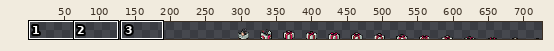
Edited in one commit: sprite sheet (assets/boxassassin-sheet.png). Above, an overview of the earlier version with the close-up marked.
Close-up. Before the edit:
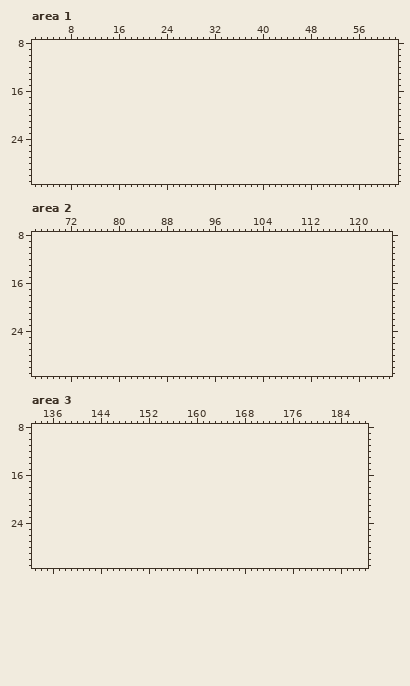
The file is 480x32 pixels. Shown: area 1: x 2..62, y 8..31; area 2: x 66..125, y 8..31; area 3: x 133..188, y 8..31. The old version is drawn lined up with the new one, on the new canvas. The wide view leaves out empty margins. The commit also changed other parts of the picture, which this record leaves out.
New version:
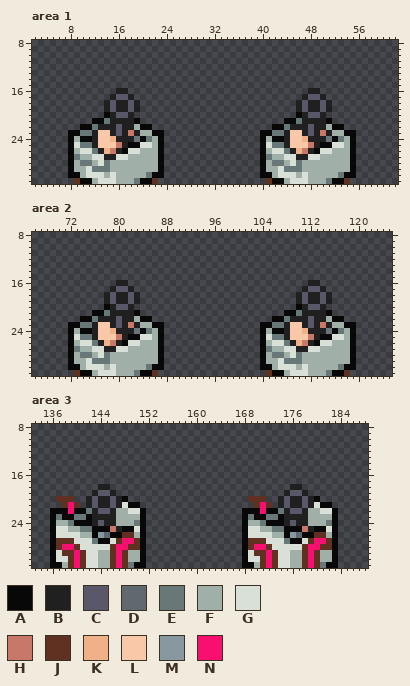
Palette (. is transparent): A #080808  B #202020  C #585868  D #606870  E #687878  F #a0b0a8  G #d8e0d8  H #c87868  J #603020  K #f0b088  L #f8c8a8  M #8898a0  N #f81070
Changes in this commit:
canvas 480x32 -> 768x32, the old top-left corner now at 288,0
Changed rows in their new state; - is an unchanged pixel.
Area 1:
first column x 8:
16 --------BB------------------------------BB------
17 -------BCCB----------------------------BCCB-----
18 ------BCBBCB--------------------------BCBBCB----
19 ------BCBBCB--------------------------BCBBCB----
20 ------ABCCB---------------------------ABCCB-----
21 ----AAEBBBBA------------------------AAEBBBBA----
22 --AAEBBBCBBFAA--------------------AAEBBBCBBFAA--
23 AAEEBLLBCBHBFFAA----------------AAEEBLLBCBHBFFAA
24 AFAABLLKBBBEAEFA----------------AFAABLLKBBBEAEFA
25 AGEEBLLLHBAAGGFA----------------AGEEBLLLHBAAGGFA
26 AFGGEBKHBAGGFFFA----------------AFGGEBKHBAGGFFFA
27 AEFFGGBBGGFFFFFA----------------AEFFGGBBGGFFFFFA
28 AFEEFGEFFFFFFFFA----------------AFEEFGEFFFFFFFFA
29 AFFGEEEFFFFFFFFA----------------AFFGEEEFFFFFFFFA
30 AAFGGGFGFFFFFEAA----------------AAFGGGFGFFFFFEAA
31 -JAAFGGGFFFEAAJ------------------JAAFGGGFFFEAAJ-
Area 2:
first column x 72:
16 --------BB------------------------------BB------
17 -------BCCB----------------------------BCCB-----
18 ------BCBBCB--------------------------BCBBCB----
19 ------BCBBCB--------------------------BCBBCB----
20 ------ABCCB---------------------------ABCCB-----
21 ----AAEBBBBA------------------------AAEBBBBA----
22 --AAEBBBCBBFAA--------------------AAEBBBCBBFAA--
23 AAEEBLLBCBHBFFAA----------------AAEEBLLBCBHBFFAA
24 AFAABLLKBBBEAEFA----------------AFAABLLKBBBEAEFA
25 AGEEBLLLHBAAGGFA----------------AGEEBLLLHBAAGGFA
26 AFGGEBKHBAGGFFFA----------------AFGGEBKHBAGGFFFA
27 AEFFGGBBGGFFFFFA----------------AEFFGGBBGGFFFFFA
28 AFEEFGEFFFFFFFFA----------------AFEEFGEFFFFFFFFA
29 AFFGEEEFFFFFFFFA----------------AFFGEEEFFFFFFFFA
30 AAFGGGFGFFFFFEAA----------------AAFGGGFGFFFFFEAA
31 -JAAFGGGFFFEAAJ------------------JAAFGGGFFFEAAJ-
Area 3:
first column x 136:
18 --------BB------------------------------BB------
19 -------BCCB----------------------------BCCB-----
20 -JJJ--BCBBCBA--------------------JJJ--BCBBCBA---
21 --JNJ-BCBBCBGAA-------------------JNJ-BCBBCBGAA-
22 AAANAAEBCCBFFGGA----------------AAANAAEBCCBFFGGA
23 AEAAEEABBBBFFFFA----------------AEAAEEABBBBFFFFA
24 AFFEAAABCBBFFFEA----------------AFFEAAABCBBFFFEA
25 AGGFFEEAAAHBAAGA----------------AGGFFEEAAAHBAAGA
26 AGGGGFFAMDAAJJFA----------------AGGGGFFAMDAAJJFA
27 AJJJGGGEAAGJNNJA----------------AJJJGGGEAAGJNNJA
28 AJNNJGGGGGJNNJJA----------------AJNNJGGGGGJNNJJA
29 AGJJNJGGFFJNJFFA----------------AGJJNJGGFFJNJFFA
30 AGGJNJGGFFJNJFFA----------------AGGJNJGGFFJNJFFA
31 AAFJNJGGFFJNJEAA----------------AAFJNJGGFFJNJEAA
Where, in picture pixels (left, top, right, bottom), the same in both close-ups:
added: (68, 88, 164, 184)
added: (260, 88, 356, 184)
added: (68, 280, 164, 376)
added: (260, 280, 356, 376)
added: (50, 484, 146, 568)
added: (242, 484, 338, 568)
